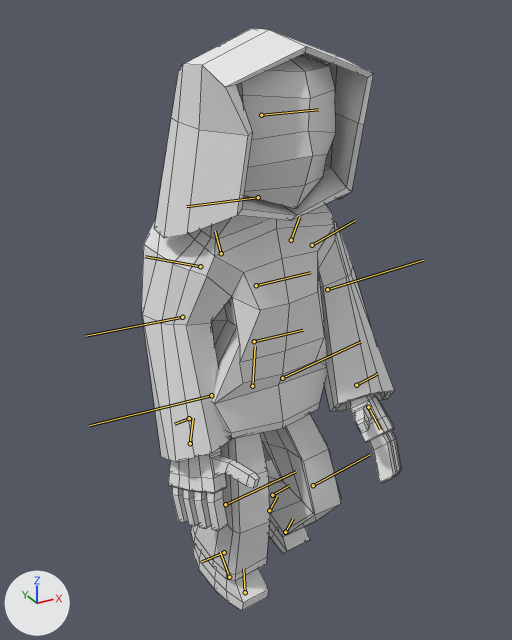
The FBX model Animation/PlayerBeforeOpenDoorAnim.fbx: old version first, new version second.
One viewpoint serves both versions: a camera (50 mm lens) standing at (-0.887, -3.175, 1.767) and looking at (0.106, -1.369, 0.864). The axes (+X, +Y, +Z) are drawn at lower left. The lights are the same throughout. The first picture is the older version. Both versions are drawn at frame 26 of the action 'PlayerDefined_Take_1|PlayerDefined_Take_1:AnimLayer3'; the numbers are the values there. The bones that change, and the others that lie on the model, are drawn over the model as lines. Mesh edges are drawn as thin lines.

In view in the first picture: 'Player1'.
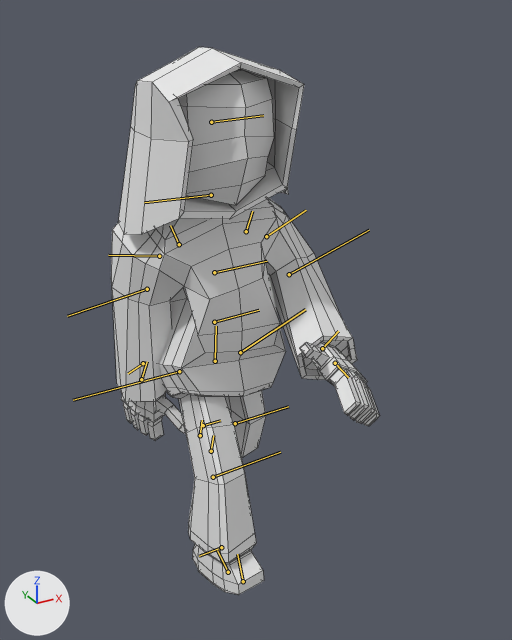
What differs and where, as boxes (x1, y1, x2, y2) in the pictures (512 x 640 px):
'Player1', posed: before (141, 28, 401, 611); after (111, 47, 379, 595)
bone 'joint33', root to tip: before (252, 386) to (255, 346); after (215, 361) to (216, 326)
bone 'joint34', root to tip: before (211, 395) to (89, 425); after (179, 371) to (73, 400)
bone 'joint35', root to tip: before (225, 504) to (296, 471); after (213, 477) to (280, 452)
bone 'joint36', root to tip: before (224, 552) to (202, 561); after (221, 547) to (199, 556)
bone 'joint37', root to tip: before (229, 577) to (220, 551); after (228, 572) to (217, 550)
bone 'joint38', root to tip: before (282, 378) to (361, 341); after (240, 352) to (305, 309)
bone 'joint39', root to tip: before (313, 485) to (370, 454); after (235, 423) to (288, 406)
bone 'joint40', root to tip: before (272, 495) to (289, 485); after (203, 425) to (220, 420)
bone 'joint41', root to tip: before (269, 510) to (277, 496); after (200, 435) to (202, 420)
bone 'joint42', root to tip: before (254, 341) to (303, 330); after (214, 322) to (259, 310)
bone 'joint43', root to tip: before (256, 285) to (310, 272); after (214, 272) to (267, 261)
bone 'joint44', root to tip: before (258, 197) to (186, 206); after (211, 195) to (144, 202)
bone 'joint45', root to tip: before (261, 115) to (318, 109); after (211, 122) to (263, 115)
bone 'joint47', root to tip: before (291, 240) to (299, 217); after (246, 231) to (252, 211)
bone 'joint48', root to tip: before (312, 245) to (355, 220); after (266, 236) to (306, 210)
bone 'joint49', root to tip: before (327, 289) to (423, 260); after (289, 274) to (369, 230)
bone 'joint50', root to tip: before (356, 385) to (378, 373); after (322, 348) to (338, 331)
bone 'joint52', root to tip: before (221, 253) to (215, 231); after (179, 244) to (170, 225)
bone 'joint53', root to tip: before (200, 266) to (145, 256); after (159, 256) to (108, 255)
bone 'joint54', root to tip: before (182, 317) to (85, 336); after (147, 289) to (67, 316)
bone 'joint55', root to tip: before (189, 418) to (174, 424); after (143, 363) to (128, 373)

The change in detail:
Bone 'joint33' (bone_joint33) moves from (13.5, 68.2, 87.2) to (11.2, 38.3, 81.9).
Bone 'joint33' (bone_joint33) turns from (89, -3, 2) to (87, -1, 7) degrees about its own x, y and z.
Bone 'joint34' (bone_joint34) turns from (8, 11, -4) to (8, 41, 3) degrees about its own x, y and z.
Bone 'joint35' (bone_joint35) turns from (-7, 25, 0) to (0, 29, -1) degrees about its own x, y and z.
Bone 'joint36' (bone_joint36) turns from (1, 15, 6) to (0, -1, 0) degrees about its own x, y and z.
Bone 'joint37' (bone_joint37) turns from (0, -1, -5) to (0, -2, -10) degrees about its own x, y and z.
Bone 'joint38' (bone_joint38) turns from (-10, -23, 7) to (-11, 11, 5) degrees about its own x, y and z.
Bone 'joint39' (bone_joint39) turns from (5, 74, 4) to (21, 46, 8) degrees about its own x, y and z.
Bone 'joint40' (bone_joint40) turns from (-1, -13, 0) to (-1, -7, 9) degrees about its own x, y and z.
Bone 'joint41' (bone_joint41) turns from (-14, -2, 0) to (-38, 2, -5) degrees about its own x, y and z.
Bone 'joint42' (bone_joint42) turns from (1, 0, -1) to (-3, 0, -1) degrees about its own x, y and z.
Bone 'joint43' (bone_joint43) turns from (1, 1, -1) to (-5, -1, -2) degrees about its own x, y and z.
Bone 'joint44' (bone_joint44) turns from (0, 0, -1) to (1, 0, -3) degrees about its own x, y and z.
Bone 'joint45' (bone_joint45) turns from (-3, 3, -2) to (0, 1, -2) degrees about its own x, y and z.
Bone 'joint47' (bone_joint47) turns from (5, -14, -17) to (6, -17, -18) degrees about its own x, y and z.
Bone 'joint48' (bone_joint48) turns from (-9, -1, -51) to (-8, -4, -44) degrees about its own x, y and z.
Bone 'joint49' (bone_joint49) turns from (24, -28, -16) to (26, -53, -20) degrees about its own x, y and z.
Bone 'joint50' (bone_joint50) turns from (17, -12, 10) to (9, -11, 16) degrees about its own x, y and z.
Bone 'joint52' (bone_joint52) turns from (-4, 7, -18) to (-3, 2, -20) degrees about its own x, y and z.
Bone 'joint53' (bone_joint53) turns from (16, -10, -57) to (7, -28, -61) degrees about its own x, y and z.
Bone 'joint54' (bone_joint54) turns from (-17, 21, -16) to (-25, 21, -7) degrees about its own x, y and z.
Bone 'joint55' (bone_joint55) turns from (-22, 5, 5) to (-9, -6, -2) degrees about its own x, y and z.
